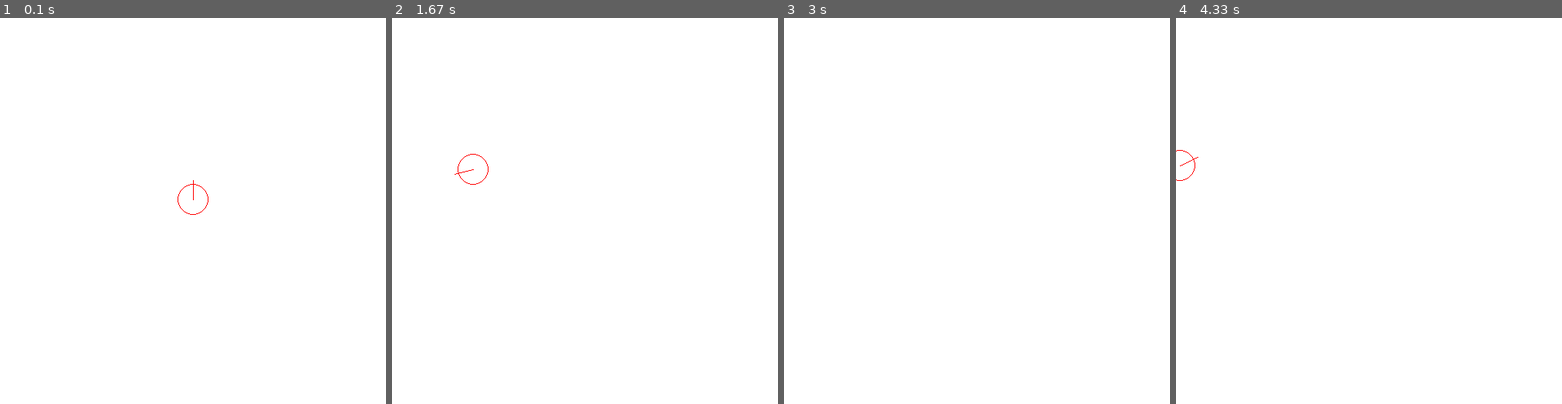
Above: before the commit, frames 1-4 (left to right).
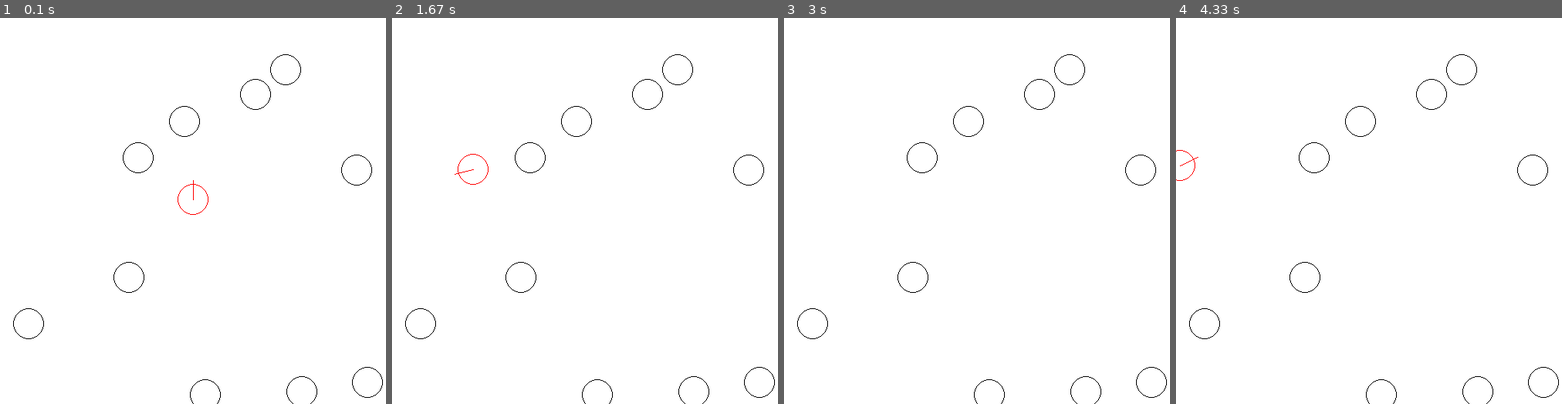
Above: after the commit, the same moments.

Repository: lahlidahlia/genetic-mutation
Game: pygame game, started from race/main.py
Two runs of this game, one before a commit and one after it. Both use one fixed random seed, a clock stepped at 60 frames per second and the inputs below.
Inputs:
- Up to frame 1 (0.1 s): no input
- Up to frame 2 (1.67 s): hold Right 0.33-0.8 s; hold Right 0.83-1.3 s; hold Left from 1.33 s (still down)
- Up to frame 3 (3 s): release Left at 1.87 s; hold Right 2.33-2.97 s
- Up to frame 4 (4.33 s): no input

The runs differ from the first frame. In frame 1, 0.4% of the frame differs, in the area x 3-100%, y 9-100%; in frame 2, 0.4%; in frame 3, 0.4%; in frame 4, 0.4%.

Commit message:
Started with neural network

Diff:
--- a/race/car.py
+++ b/race/car.py
@@ -20,7 +20,7 @@
     color_direction = None  # Direction arrow
     arrow_length = 0  # Direction arrow
 
-    def __init__(self, x, y, window, color_chassis):
+    def __init__(self, window, x, y, color_chassis):
         self.position = Vector(x, y)
         self.window = window
         self.color_chassis = color_chassis
--- a/race/main.py
+++ b/race/main.py
@@ -4,6 +4,7 @@
 import sys
 from pygame.locals import *
 import car as Car
+import obstacle
 
 pygame.display.init()
 pygame.font.init()
@@ -21,11 +22,15 @@
 
 font = pygame.font.SysFont("monospace", 20)
 
-car = Car.Car(SCREEN_WIDTH / 2, SCREEN_HEIGHT/2, window, redColor)
+car = Car.Car(window, SCREEN_WIDTH / 2, SCREEN_HEIGHT/2, redColor)
+
+obstacle.generate_obstacle(window, 10, SCREEN_WIDTH, SCREEN_HEIGHT, blackColor)
 
 while True:
     window.fill(whiteColor)
     car.update()
+    for ob in obstacle.Obstacle.obstacle_list:
+        ob.draw()
     for event in pygame.event.get():
         if event.type == QUIT:
             pygame.display.quit()
--- /dev/null
+++ b/race/neunet.py
@@ -0,0 +1,41 @@
+#!/usr/bin/env python
+
+
+class Neuron:
+    """ Defines a single neuron of a neural network """
+
+    inputs = []  # Bias is always last
+    weights = []  # Bias is always last
+
+    def __init__(self, input_ls, layer):
+        """ Layer defines which layer this neuron belongs to """
+        self.inputs = input_ls
+        layer.neurons.append(self)
+
+    def feed_forward(self):
+        """ Calculates the result and returns the activation """
+        result = 0
+        for i, w in zip(self.inputs, self.weights):
+            result += i * w
+        return self.activate(result)
+
+    def activate(self, result):
+        return result > 0
+
+
+class NeuNetLayer:
+    """ Defines a layer of a neural network """
+
+    neurons = []
+    next_layer = None
+
+    def __init__(self, next_layer):
+        self.next_layer = next_layer
+
+    def feed_forward(self):
+        """ Feeds the layer's inputs to the next layer's neurons """
+        for next_neuron in self.next_layer:
+            next_neuron.inputs = []
+            for neuron in self.neurons:
+                next_neuron.inputs.append(neuron.feed_forward())
+            next_neuron.inputs.append(1)  # Bias
--- /dev/null
+++ b/race/obstacle.py
@@ -0,0 +1,56 @@
+#!/usr/bin/env python
+from collections import namedtuple
+import math
+from car import Vector
+import pygame
+import random
+
+
+def generate_obstacle(window, amount, max_x, max_y, color):
+    for i in range(amount):
+        while True:
+            ob = Obstacle(window, random.randrange(max_x), random.randrange(max_y), color)
+            if(not ob.check_overlap_obstacle()):
+                break
+            else:
+                Obstacle.obstacle_list.remove(ob)
+
+
+def distance(x1, y1, x2, y2):
+    """ Return the distance between 2 points """
+    return math.sqrt((x2 - x1)**2 + (y2 - y1)**2)
+
+
+class Obstacle:
+    """ Obstacle class """
+
+    position = None
+    radius = 20  # Circular obstacle
+
+    window = None  # Display window
+    color = None
+
+    obstacle_list = []
+
+    def __init__(self, window, x, y, color):
+        self.window = window
+        self.color = color
+        self.position = Vector(x, y)
+        Obstacle.obstacle_list.append(self)
+
+    def draw(self):
+        pygame.draw.circle(self.window,
+                           self.color,
+                           (int(self.position.x),
+                               int(self.position.y)),
+                           self.radius, 1)
+
+    def check_overlap_obstacle(self):
+        """ True if this object overlap with any other obstacle """
+        Obstacle.obstacle_list.remove(self)
+        for obstacle in Obstacle.obstacle_list:
+            if distance(self.position.x, self.position.y, obstacle.position.x, obstacle.position.y) < (self.radius + obstacle.radius):
+                Obstacle.obstacle_list.append(self)
+                return True
+        Obstacle.obstacle_list.append(self)
+        return False
Not shown, added: race/.obstacle.py.swo
Not shown, added: race/.obstacle.py.swp
